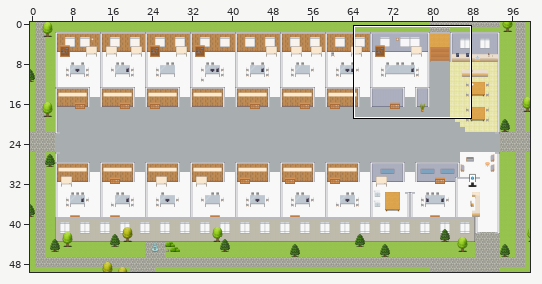
Two versions of a level (Tiled map (JSON), maps/Digital-Workplace-Platform.tmj). Above: a wide view before the commit, with the close-up outlined.
Close-up. Before:
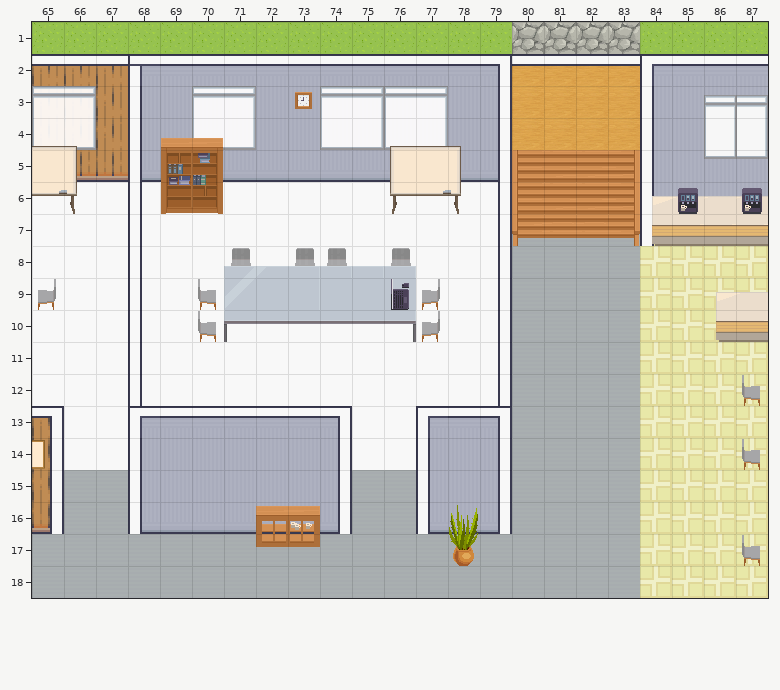
Cells are 32x32 px. Shown: x 65..87, y 1..18. The commit also changed other parts of the map, which this record leaves out.
The same view after the edit:
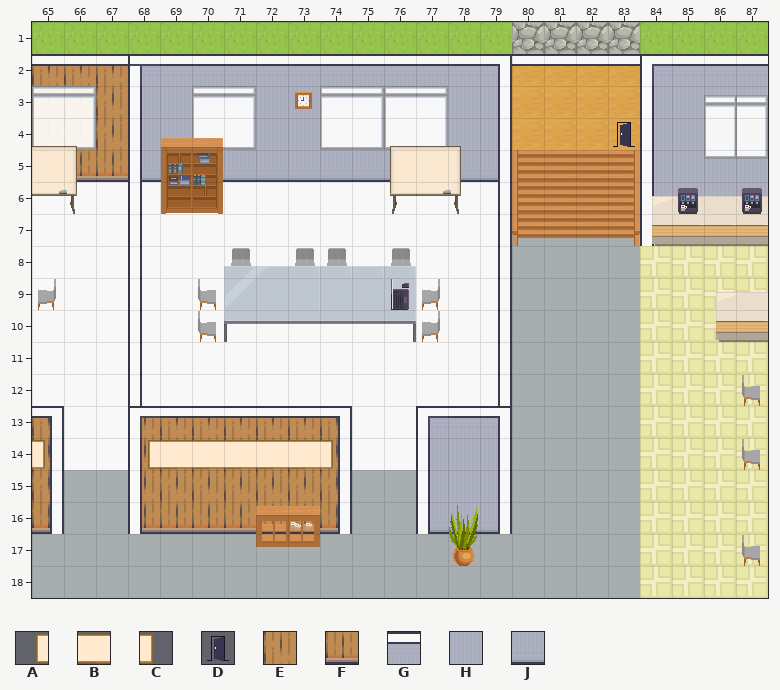
Key: from "Decoration": A 49, B 50, C 51; from "User_Zones": D 65; from "room2": E 192, F 205, G 290, H 294, J 307.
_ is an empty cell.
Difference:
Layer "back wall":
Tile E replaces tile G in row 13 at x 68 to 74.
Tile E replaces tile H in rows 14 to 15 at x 68 to 74.
Tile F replaces tile J in row 16 at x 68 to 74.
Layer "decor":
Tile A is added in row 14 at x 68.
Tile B is added in row 14 at x 69 to 73.
Tile C is added in row 14 at x 74.
Layer "zones":
Tile D is added in row 4 at x 83.
Changed places in both close-ups, as pixel boxes (x1, y1, x2, y2):
added: (613, 122, 635, 147)
changed: (142, 418, 338, 532)
